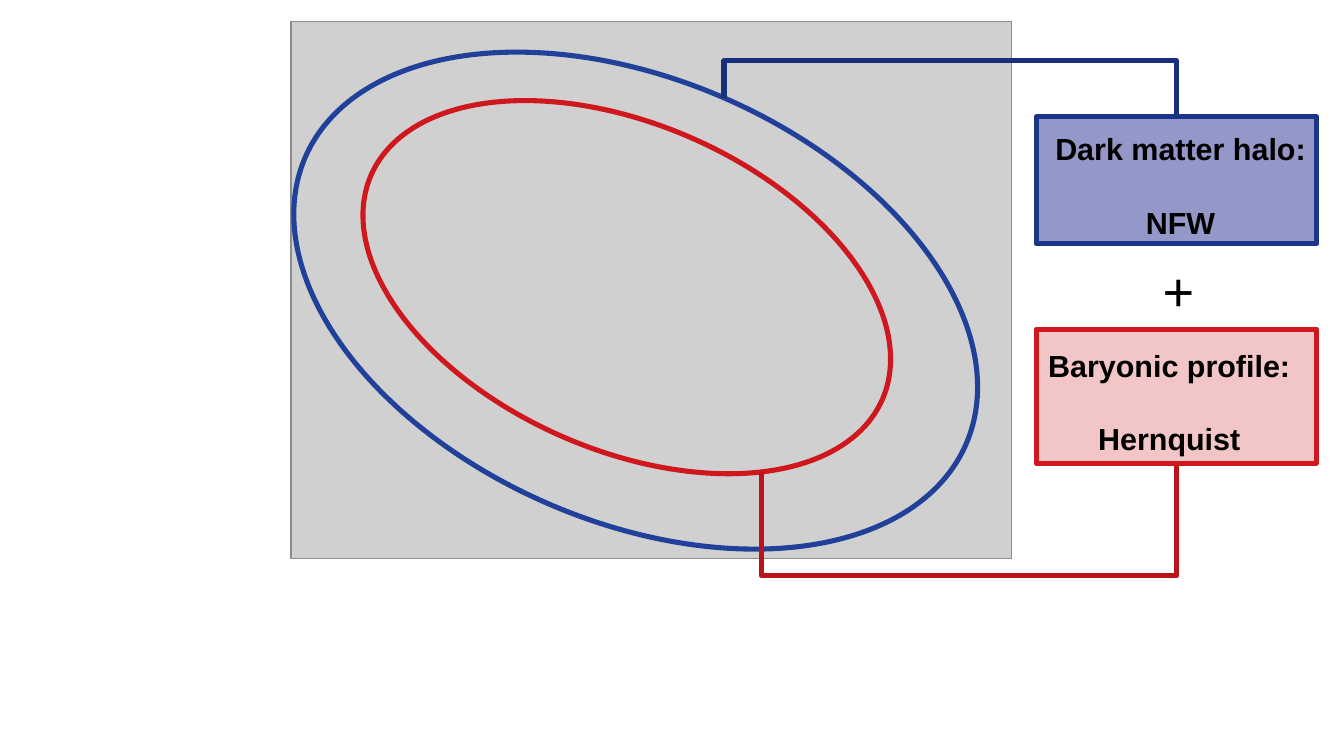
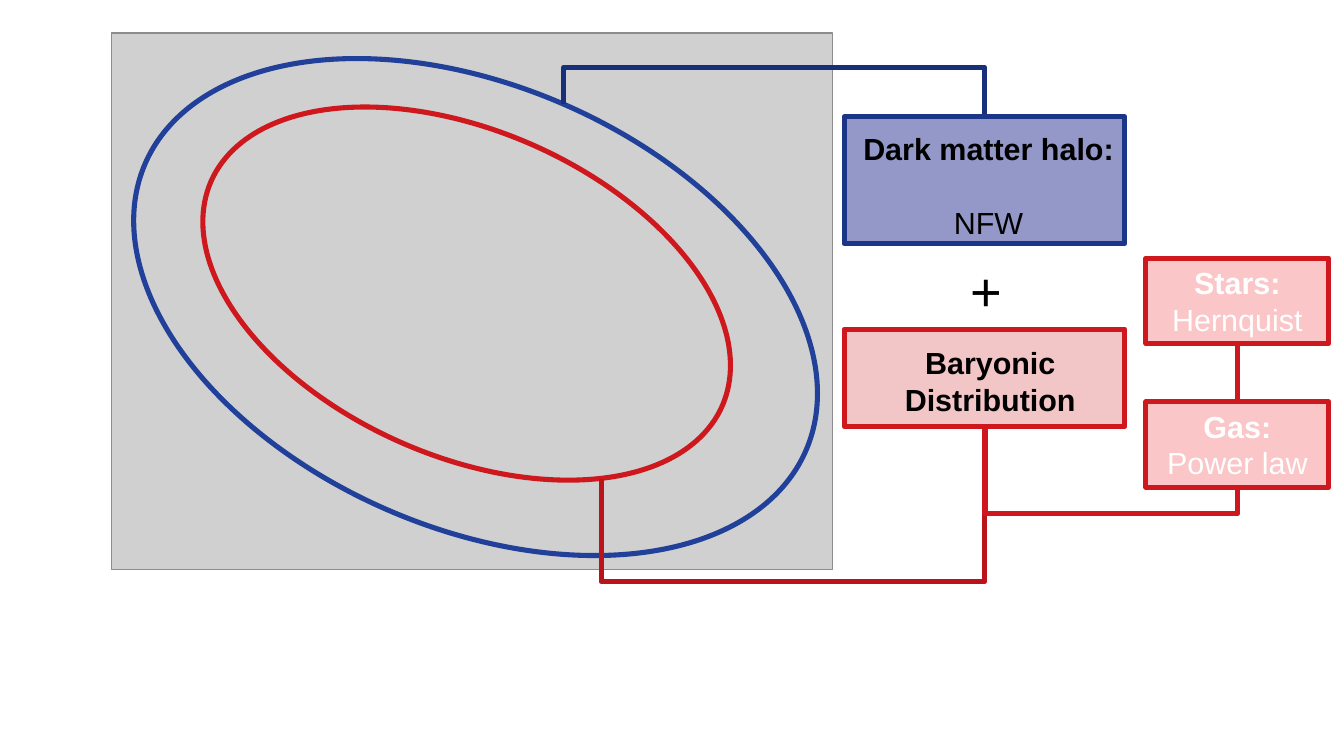
Before and after one commit to jsbarbosa/TesisFisica, a slide deck: slide 1 of Documento/Figures/Galaxy_profiles.odp. Drawn at 1344x756 pixels with LibreOffice and Linux fonts; fonts in the diff are those of the drawing; grey boxes stand for pictures. Boxes give left, top, right and bottom in pixels: in the first picture for what was removed or moved away, otherwise in the second. Text is boxed around its words. In the diff, an @@ line names an element or a change of style, - is before the commit and + after.

```diff
--- a/Documento/Figures/Galaxy_profiles.odp
+++ b/Documento/Figures/Galaxy_profiles.odp
@@ ellipse resized from (x1=217, y1=0, x2=1055, y2=647) to (x1=57, y1=0, x2=895, y2=653) @@
@@ picture moved from (x1=291, y1=22, x2=1012, y2=559) to (x1=112, y1=33, x2=833, y2=570) @@
@@ ellipse moved from (x1=306, y1=26, x2=948, y2=549) to (x1=146, y1=32, x2=788, y2=555) @@
@@ elbow line moved from (724, 98) - (1177, 117) to (563, 105) - (985, 117) @@
@@ rectangle moved from (x1=1037, y1=117, x2=1317, y2=244) to (x1=845, y1=117, x2=1126, y2=244) @@
@@ text "Dark matter halo:" moved from (x1=1055, y1=138, x2=1306, y2=234) to (x1=863, y1=138, x2=1114, y2=234) @@
@@ text at (x1=954, y1=213, x2=1023, y2=234): bold off in "NFW" @@
@@ text "+" moved from (x1=1151, y1=251, x2=1207, y2=324) to (x1=959, y1=251, x2=1015, y2=324) @@
@@ rectangle added at (x1=1146, y1=259, x2=1329, y2=344), fill #ED1C24 at 25% opacity, outline #CE181E 3 pt, 18 pt, text #FFFFFF @@
+Stars:
+Hernquist
@@ rectangle resized from (x1=1037, y1=329, x2=1317, y2=463) to (x1=845, y1=329, x2=1126, y2=427) @@
@@ text added at (x1=905, y1=352, x2=1076, y2=412), 18 pt, text #000000, bold @@
+Baryonic
+Distribution
@@ text removed at (x1=1048, y1=355, x2=1290, y2=456) @@
-Baryonic profile:
-Hernquist
@@ elbow line added from (1238, 402) to (1238, 344), #CE181E 3 pt @@
@@ rectangle added at (x1=1146, y1=402, x2=1329, y2=488), fill #ED1C24 at 25% opacity, outline #CE181E 3 pt, 18 pt, text #FFFFFF @@
+Gas:
+Power law
@@ elbow line moved from (761, 472) - (1177, 463) to (601, 479) - (985, 427) @@
@@ elbow line added from (985, 427) to (1238, 488), #CE181E 3 pt @@
```
Also in this commit, not shown: 17 other files.
